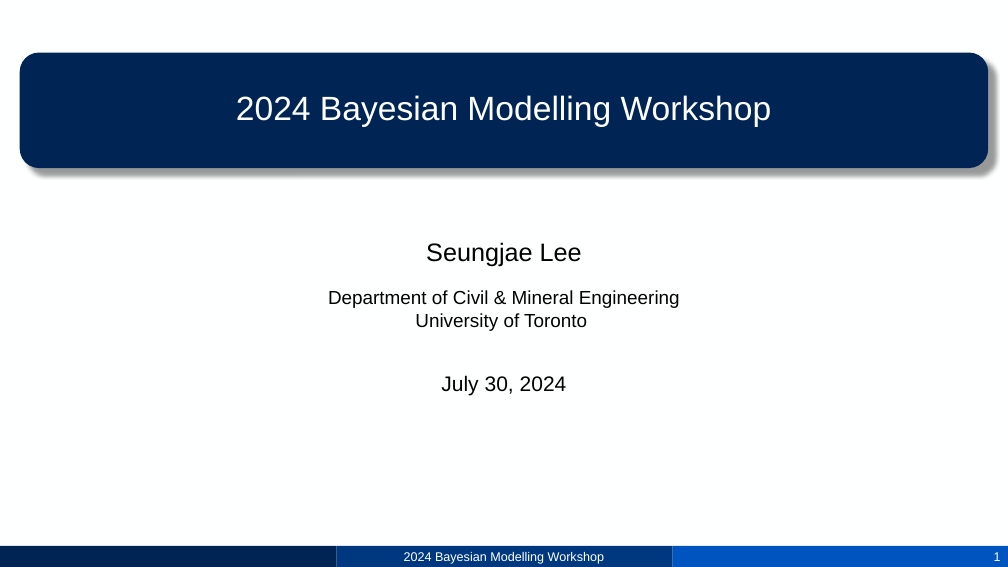
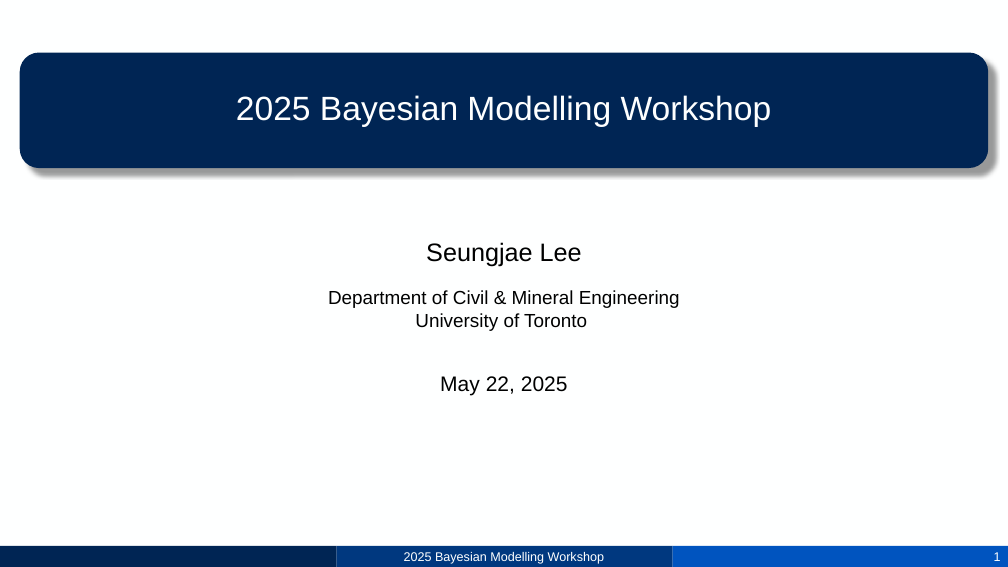
Before and after one commit to sjae-lee/IIB-training, a slide deck: slide 1 of bayesian-modelling/3_Latent variable.pptx. Drawn at 1008x567 pixels with LibreOffice and Linux fonts; fonts in the diff are those of the drawing; background and template pictures are left out. Boxes give left, top, right and bottom in pixels: in the first picture for what was removed or moved away, otherwise in the second. Text is boxed around its words. In the diff, an @@ line names an element or a change of style, - is before the commit and + after.

Commit message:
minor changes

```diff
--- a/bayesian-modelling/3_Latent variable.pptx
+++ b/bayesian-modelling/3_Latent variable.pptx
@@ title at [236, 95, 772, 127]: text changed @@
-2024 Bayesian Modelling Workshop
+2025 Bayesian Modelling Workshop
@@ text at [440, 376, 568, 396]: text changed @@
-July 30, 2024
+May 22, 2025
@@ text at [404, 552, 604, 564]: text changed @@
-2024 Bayesian Modelling Workshop
+2025 Bayesian Modelling Workshop
```
Also in this commit, not shown: 16 other slides changed.
